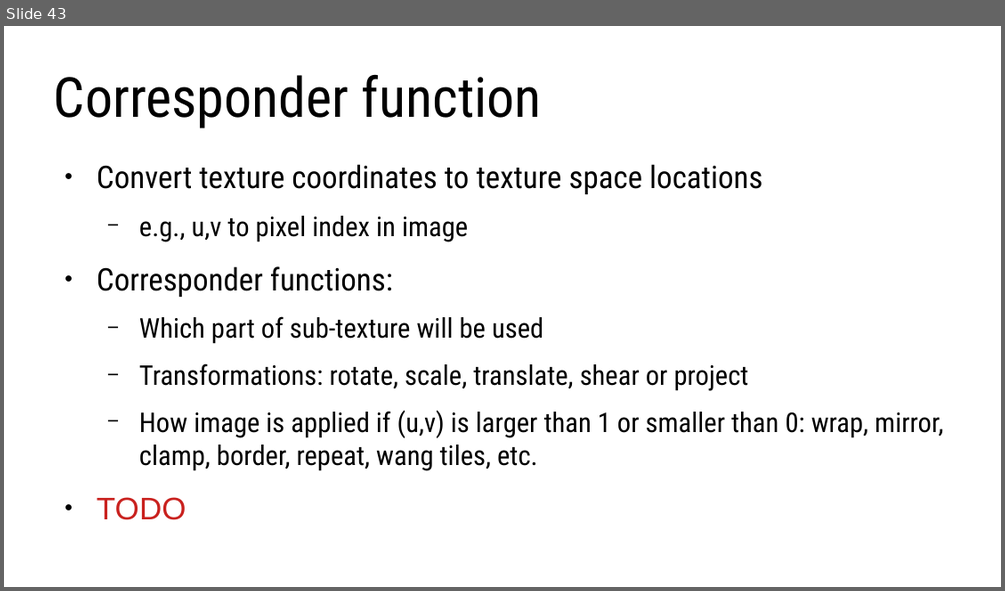
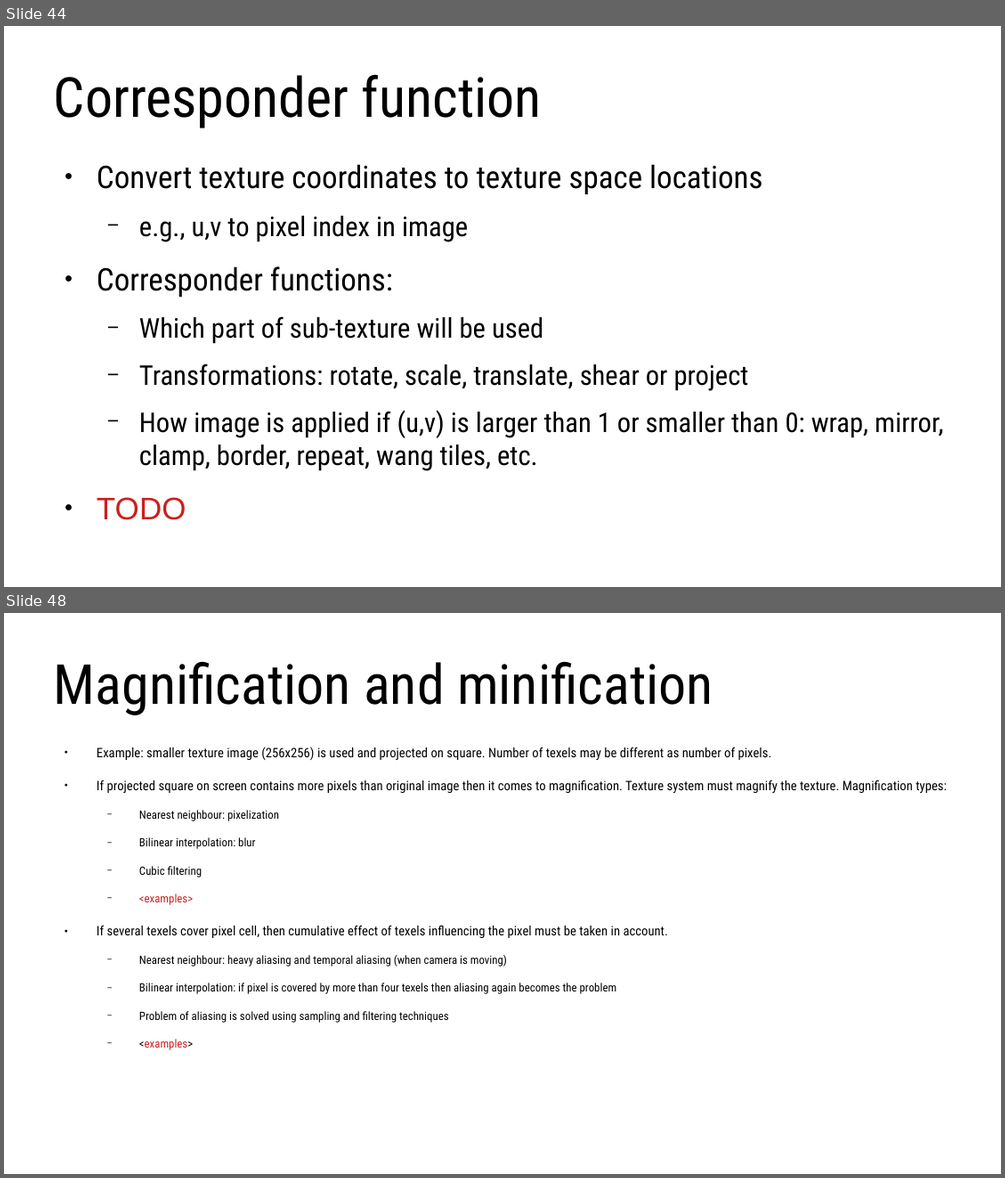
Before and after one commit to lorentzo/IntroductionToComputerGraphics, a slide deck: lectures/3_foundations_3d_scene/3_2_2_3D_models_material.odp. Shown one above the other, each under a label of ours: slide 43 before the commit, slides 44 and 48 after it; the slides between them are not shown. The pictures are 1005x591 and 1005x1178 pixels, drawn with LibreOffice and Linux fonts; fonts in the diff are those of the drawing. Boxes give left, top, right and bottom in pixels: in the first picture for what was removed or moved away, otherwise in the second. Text is boxed around its words. In the diff, an @@ line names an element or a change of style, - is before the commit and + after.

```diff
--- a/lectures/3_foundations_3d_scene/3_2_2_3D_models_material.odp
+++ b/lectures/3_foundations_3d_scene/3_2_2_3D_models_material.odp
@@ slide 48 added at [4, 613, 1001, 1174], background #FFFFFF @@
@@ title added at [54, 662, 713, 715], 44 pt, text #000000 @@
+Magnification and minification
@@ text added at [97, 747, 947, 1050], 10.4 pt, text #000000 @@
+● Example: smaller texture image (256x256) is used and projected on square. Number of texels may be different as number of pixels.
+● If projected square on screen contains more pixels than original image then it comes to magnification. Texture system must magnify the texture. Magnification types:
+  − Nearest neighbour: pixelization
+  − Bilinear interpolation: blur
+  − Cubic filtering
+  − <examples>
+● If several texels cover pixel cell, then cumulative effect of texels influencing the pixel must be taken in account.
+  − Nearest neighbour: heavy aliasing and temporal aliasing (when camera is moving)
+  − Bilinear interpolation: if pixel is covered by more than four texels then aliasing again becomes the problem
+  − Problem of aliasing is solved using sampling and filtering techniques
+  − <examples>
@@ what was slide 43 is now slide 44 @@
```
Also in this commit, not shown: 2 slides changed, 8 other slides added, 1 slide removed, 8 other files.
